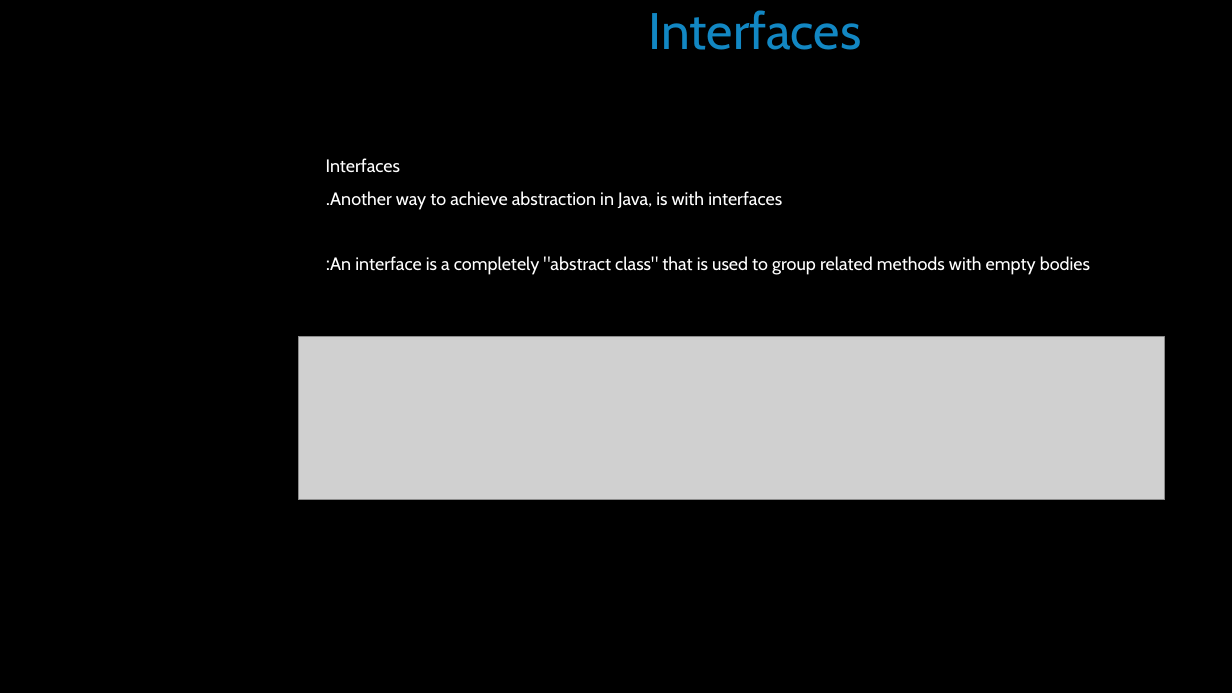
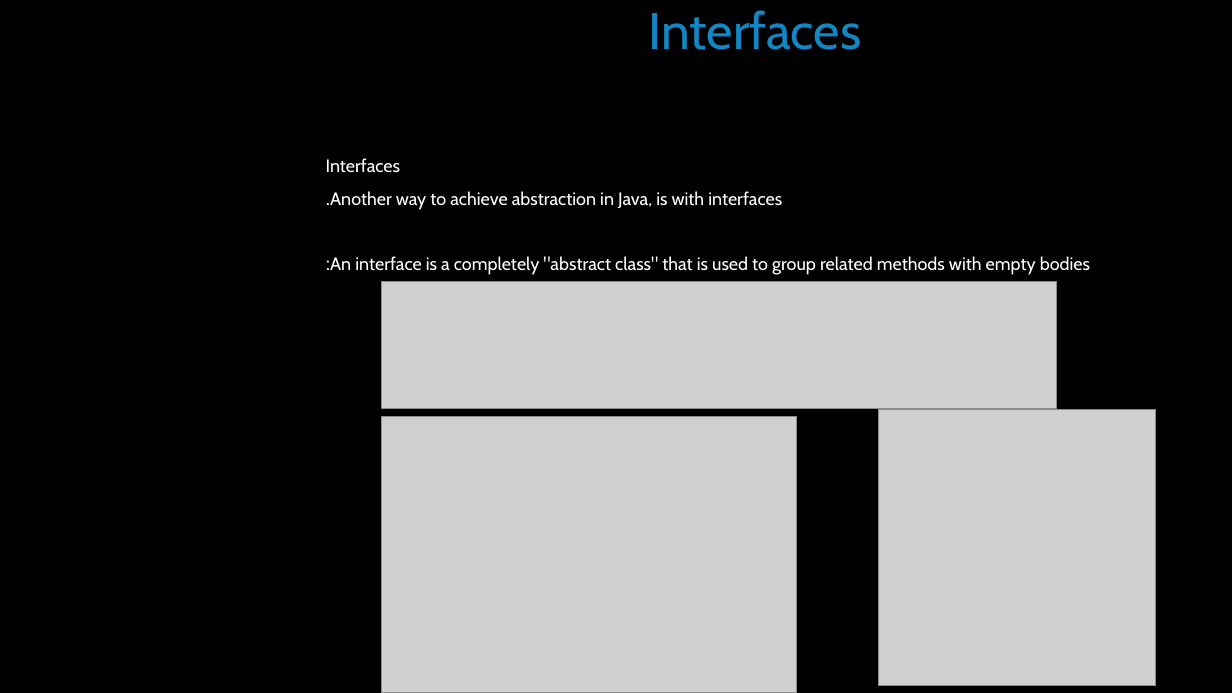
Before and after one commit to simon-pikalov/Ariel_OOP_2020, a slide deck: slide 22 of Classes/week_01/ta1/simon_group/oop1.pptx. Drawn at 1232x693 pixels with LibreOffice and Linux fonts; fonts in the diff are those of the drawing; grey boxes stand for pictures; background and template pictures are left out. Boxes give left, top, right and bottom in pixels: in the first picture for what was removed or moved away, otherwise in the second. Text is boxed around its words. In the diff, an @@ line names an element or a change of style, - is before the commit and + after.

```diff
--- a/Classes/week_01/ta1/simon_group/oop1.pptx
+++ b/Classes/week_01/ta1/simon_group/oop1.pptx
@@ picture: place and size @@
-picture at <box>299,337,1165,500</box>
+picture at <box>382,282,1056,409</box>
@@ picture added at <box>382,417,797,693</box> @@
@@ picture added at <box>879,409,1155,686</box> @@
```
Also in this commit, not shown: 5 other slides changed, 3 slides added, 2 slides removed, 4 other files.
